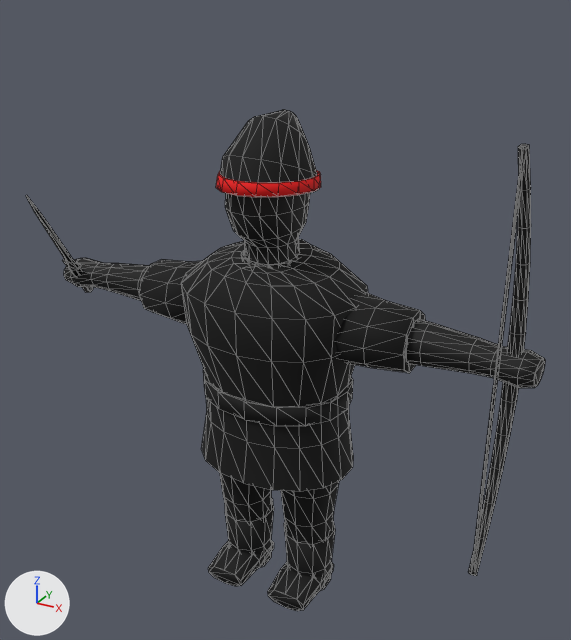
One commit to the glTF model public/models/units/archer_rigged.glb: the scene before it, then after it.
Camera for both pictures: a 50 mm camera at (0.442, -0.784, 0.779) aimed at (0.05, -0.071, 0.423). The axes (+X, +Y, +Z) are drawn at lower left. The lights are the same throughout. The picture after the commit comes second. Mesh edges are drawn as thin lines. Where no turn or scale is listed for an object, it has been applied to the vertices.

Names of what the first picture shows: 'BowWeapon', 'MedievalArcher' and 1 more.
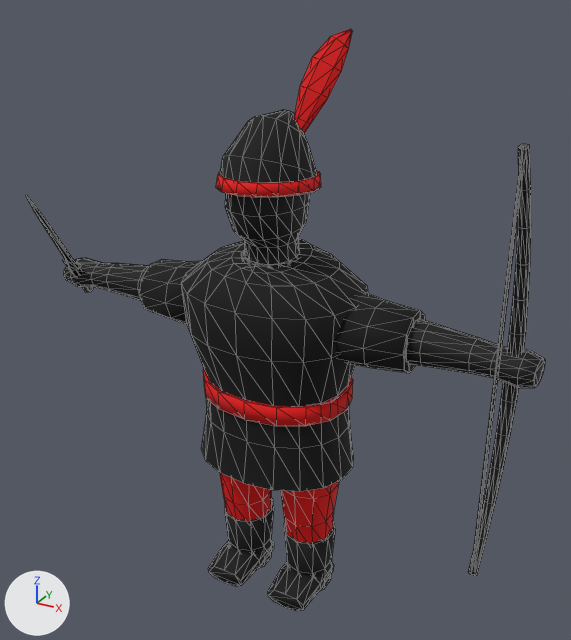
Diff of the bpy script that builds the scene:
```diff
--- a/public/models/units/archer_rigged.glb.py
+++ b/public/models/units/archer_rigged.glb.py
@@ me_body_torsohead @@
 # used by ob_medievalarcher; location = (0.0, 0.0, 0.0)
-me_body_torsohead.from_pydata(...)  # 1060 vertices, 1962 faces; spans x -0.321..0.321, y -0.097..0.121, z 0.0..0.637
+me_body_torsohead.from_pydata(...)  # 1096 vertices, 2026 faces; spans x -0.321..0.321, y -0.097..0.121, z 0.0..0.721
+# me_body_torsohead part 1: a new loose piece of 36 vertices spanning x 0.015..0.055, y 0.002..0.079, z 0.601..0.721, in mat_archerhatband
+# me_body_torsohead part 2: 236 kept faces spanning x -0.098..0.098, y -0.082..0.074, z 0.074..0.31 get new vertex colours; the middle colour goes from black #000000 to red #ff0000
+# me_body_torsohead part 3: 60 faces spanning x -0.098..0.098, y -0.082..0.074, z 0.285..0.31 switch from mat_archerleather to mat_archerhatband
+# me_body_torsohead part 4: 176 faces spanning x -0.09..0.09, y -0.048..0.044, z 0.074..0.256 switch from mat_archertrousers to mat_archerhatband
 me_body_torsohead.materials.append(mat_archerskin)
```

Location of each change, (x1, y1, x2, y2) in pixels of the pictures (571 x 640 px):
'MedievalArcher', reshaped (16% taller): before (64, 110, 545, 611); after (64, 29, 545, 611)
part 1 of me_body_torsohead, added (red): after (294, 29, 353, 133)
part 2 of me_body_torsohead, recoloured (black to red): (203, 369, 353, 543) in both
part 3 of me_body_torsohead, recoloured (black to red): (203, 369, 353, 426) in both
part 4 of me_body_torsohead, recoloured (black to red): (220, 473, 339, 543) in both
